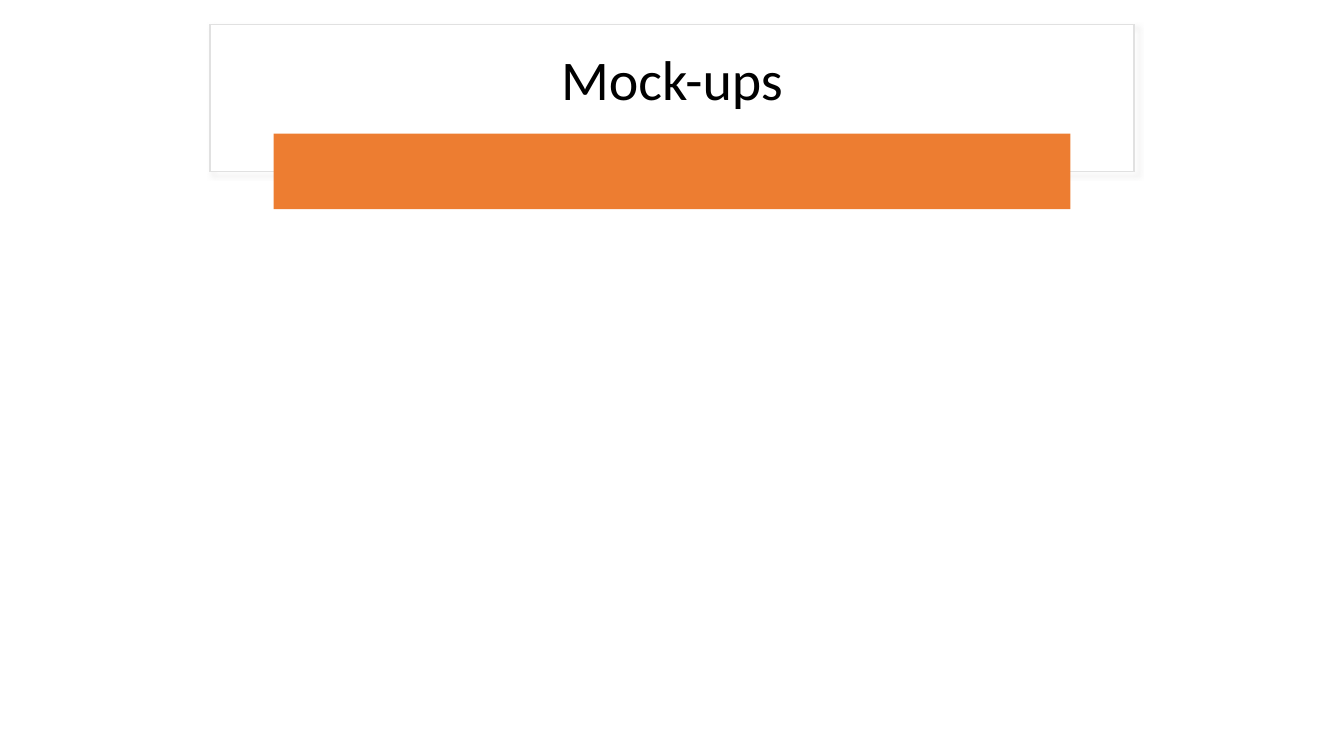
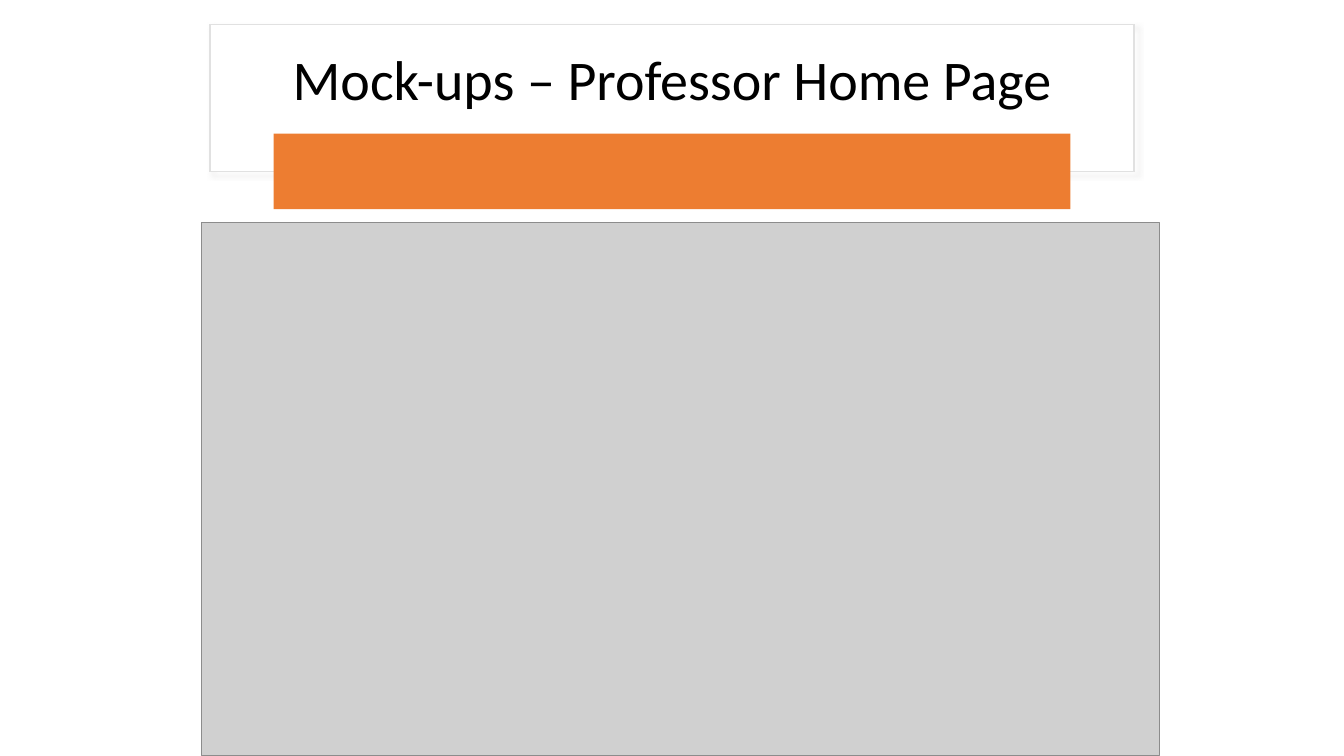
Before and after one commit to rlennon/ConnachtUni, a slide deck: slide 21 of documentation/Demonstrations/Connacht_University_TeamDC.pptx. Drawn at 1344x756 pixels with LibreOffice and Linux fonts; fonts in the diff are those of the drawing; grey boxes stand for pictures. Boxes give left, top, right and bottom in pixels: in the first picture for what was removed or moved away, otherwise in the second. Text is boxed around its words. In the diff, an @@ line names an element or a change of style, - is before the commit and + after.

```diff
--- a/documentation/Demonstrations/Connacht_University_TeamDC.pptx
+++ b/documentation/Demonstrations/Connacht_University_TeamDC.pptx
@@ title at [293, 61, 1051, 110]: text changed @@
-Mock-ups
+Mock-ups – Professor Home Page
@@ picture added at [202, 223, 1159, 756] @@
```
Also in this commit, not shown: 3 other slides changed.
